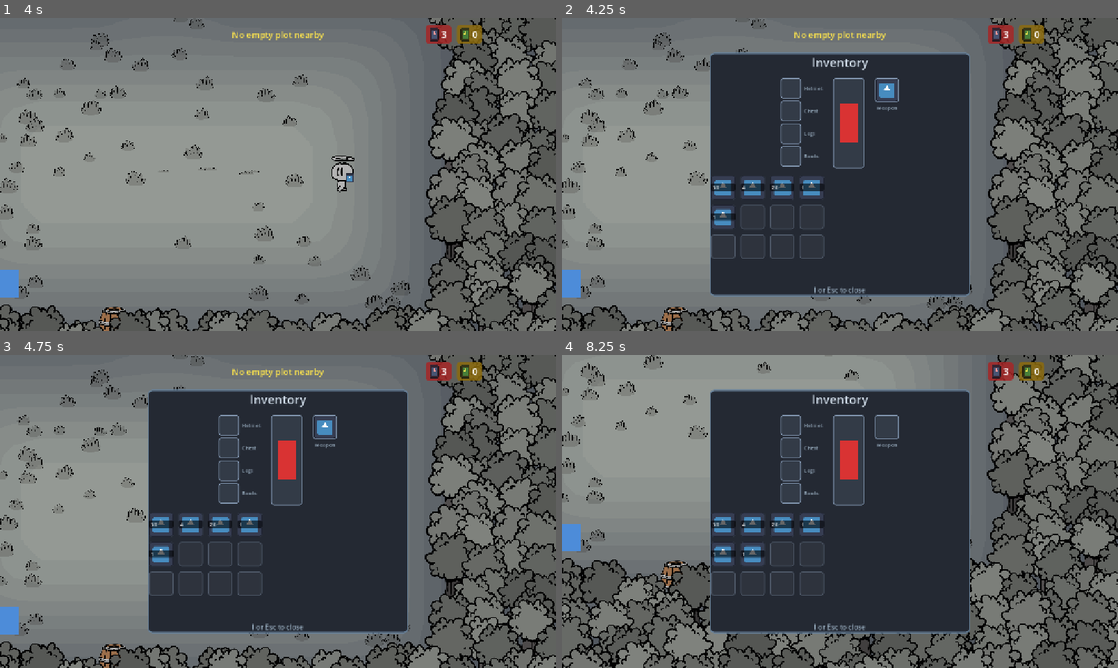
Above: before the commit, frames 1-4 (two rows, left to right).
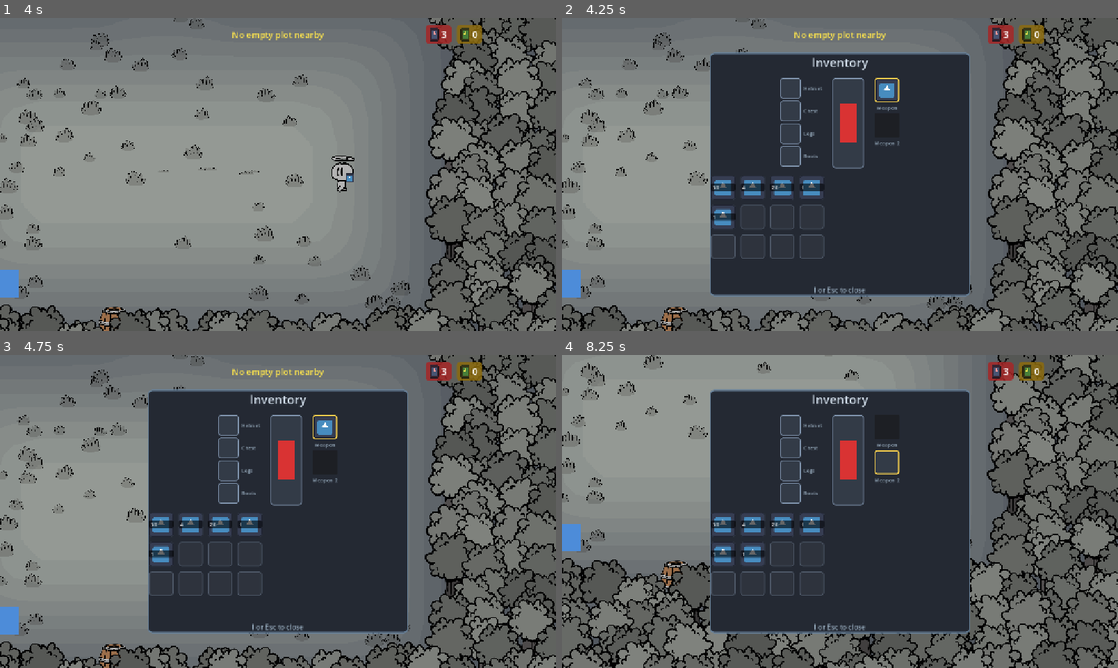
Above: after the commit, the same moments.

Repository: Saitamadupauvre/brotatomato
Game: Godot game, scene res://scenes/main/main.tscn
The game is run twice, just before and just after one commit, with the same random seed, the same clock (stepped at 60 frames per second) and the same inputs. The engine's default icon, where the game draws it, is replaced by a stand-in: a white triangle on a blue panel in a dark square.
Inputs (mouse positions are in pixels of both pictures, inside the frame that each line leads up to):
- Up to frame 1 (4 s): move the mouse to (400, 158) at 0.52 s; press the mouse at (400, 158) at 0.53 s; hold D (move_right) 0.53-1.25 s; release the mouse at (400, 158) at 1.25 s; drag from (166, 190) to (300, 174) at 1.27 s; move the mouse to (333, 105) at 2.02 s; press the mouse at (333, 105) at 2.03 s; hold D (move_right) 2.03-2.75 s; tap Shift (dash) at 2.1 s; release the mouse at (333, 105) at 2.75 s; drag from (250, 237) to (366, 174) at 2.77 s; move the mouse to (444, 221) at 3.52 s; hold A (move_left) from 3.53 s (still down); hold R (move_plot) from 3.53 s (still down); click (444, 221) at 3.8 s
- Up to frame 2 (4.25 s): keep holding A (move_left); keep holding R (move_plot); tap I (toggle_inventory) at 4.15 s
- Up to frame 3 (4.75 s): release A (move_left) at 4.25 s; release R (move_plot) at 4.25 s; drag from (227, 423) to (5, 621) at 4.27 s
- Up to frame 4 (8.25 s): move the mouse to (789, 448) at 5.02 s; press the mouse at (789, 448) at 5.03 s; hold S (move_down) 5.03-5.75 s; tap Q (swap_weapon) at 5.1 s; release the mouse at (789, 448) at 5.75 s; drag from (789, 470) to (673, 617) at 5.77 s; drag from (789, 492) to (673, 586) at 6.52 s; drag from (884, 426) to (812, 574) at 7.27 s; move the mouse to (723, 524) at 8.02 s; press the mouse at (723, 524) at 8.03 s; hold S (move_down) from 8.03 s (still down); tap Shift (dash) at 8.1 s

Frame 1 is identical in both runs. In frame 2, 0.4% of the frame differs, in the area x 39-61%, y 19-48%; in frame 3, 0.4%; in frame 4, 0.8%.
Error before the commit: Out of bounds get index '1' (on base: 'Dictionary') (res://scenes/ui/inventory_menu.gd:40)

Commit message:
feat(ui): show both weapon slots in inventory menu

Diff:
--- a/scenes/ui/inventory_menu.gd
+++ b/scenes/ui/inventory_menu.gd
@@ -24,11 +24,19 @@
 @onready var _grid: GridContainer = %InventoryGrid
 @onready var _slot_rects: Dictionary = {
 	EquipmentData.EquipSlot.WEAPON: %WeaponSlot,
+	EquipmentData.EquipSlot.WEAPON_2: %WeaponSlot2,
 	EquipmentData.EquipSlot.HELMET: %HelmetSlot,
 	EquipmentData.EquipSlot.CHESTPLATE: %ChestplateSlot,
 	EquipmentData.EquipSlot.LEGGINGS: %LeggingsSlot,
 	EquipmentData.EquipSlot.BOOTS: %BootsSlot,
 }
+## Weapon slots' own panel (parent of the TextureRect), highlighted to
+## show which one attacks currently draw from (#50) — armor slots have
+## no such concept, so only these two are tracked.
+@onready var _weapon_slot_panels: Dictionary = {
+	EquipmentData.EquipSlot.WEAPON: %WeaponSlot.get_parent(),
+	EquipmentData.EquipSlot.WEAPON_2: %WeaponSlot2.get_parent(),
+}
 
 
 func _ready() -> void:
@@ -36,11 +44,13 @@
 	_slot_order.resize(TOTAL_SLOTS)
 	_slot_order.fill("")
 	GameState.equipment_changed.connect(_on_equipment_changed)
+	GameState.active_weapon_changed.connect(_on_active_weapon_changed)
 	for slot in EquipmentData.ALL_SLOTS:
 		var slot_rect = _slot_rects[slot]
 		slot_rect.equip_slot = slot
 		slot_rect.clicked.connect(_on_slot_clicked)
 		_refresh_slot(slot)
+	_refresh_active_weapon_highlight()
 
 
 func _input(event: InputEvent) -> void:
@@ -65,6 +75,30 @@
 
 func _on_equipment_changed(slot: EquipmentData.EquipSlot, _item_id: String) -> void:
 	_refresh_slot(slot)
+
+
+func _on_active_weapon_changed(_slot: EquipmentData.EquipSlot) -> void:
+	_refresh_active_weapon_highlight()
+
+
+const _ACTIVE_WEAPON_BORDER := Color(0.95, 0.8, 0.3, 1) # gold ring = active weapon slot
+
+
+func _refresh_active_weapon_highlight() -> void:
+	for slot in _weapon_slot_panels:
+		var panel: PanelContainer = _weapon_slot_panels[slot]
+		if slot == GameState.active_weapon_slot:
+			var style := StyleBoxFlat.new()
+			style.bg_color = Color(0.2, 0.23, 0.28, 1)
+			style.border_width_left = 3
+			style.border_width_top = 3
+			style.border_width_right = 3
+			style.border_width_bottom = 3
+			style.border_color = _ACTIVE_WEAPON_BORDER
+			style.set_corner_radius_all(6)
+			panel.add_theme_stylebox_override("panel", style)
+		else:
+			panel.remove_theme_stylebox_override("panel")
 
 
 func _refresh_slot(slot: EquipmentData.EquipSlot) -> void:
@@ -134,7 +168,7 @@
 	if target.equip_slot != -1:
 		if not _item_fits_equip_slot(_held_item_id, target.equip_slot):
 			return
-		GameState.equip_item(_held_item_id)
+		GameState.equip_item(_held_item_id, target.equip_slot)
 	elif _held_origin.equip_slot != -1:
 		GameState.unequip_item(_held_origin.equip_slot)
 	else:
@@ -143,9 +177,16 @@
 	_finish_hold()
 
 
+## WEAPON_2 accepts the same items as WEAPON — weapon resources are always
+## authored with data.slot == WEAPON (#50); WEAPON_2 is a second physical
+## slot, not a distinct item category.
 func _item_fits_equip_slot(item_id: String, slot: int) -> bool:
 	var data: ItemData = GameState.get_item_data(item_id)
-	return data is EquipmentData and data.slot == slot
+	if not (data is EquipmentData):
+		return false
+	if slot == EquipmentData.EquipSlot.WEAPON_2:
+		return data.slot == EquipmentData.EquipSlot.WEAPON
+	return data.slot == slot
 
 
 func _swap_grid_slots(origin: InventorySlot, target: InventorySlot) -> void:
--- a/scenes/ui/inventory_menu.tscn
+++ b/scenes/ui/inventory_menu.tscn
@@ -199,6 +199,25 @@
 text = "Weapon"
 horizontal_alignment = 1
 
+[node name="WeaponSlot2Panel" type="PanelContainer" parent="Panel/VBox/EquipSlots/WeaponColumn"]
+custom_minimum_size = Vector2(56, 56)
+layout_mode = 2
+theme_override_styles/panel = SubResource("StyleBoxFlat_slot")
+
+[node name="WeaponSlot2" type="TextureRect" parent="Panel/VBox/EquipSlots/WeaponColumn/WeaponSlot2Panel"]
+unique_name_in_owner = true
+custom_minimum_size = Vector2(48, 48)
+layout_mode = 2
+expand_mode = 1
+script = ExtResource("2_drag_slot")
+
+[node name="WeaponLabel2" type="Label" parent="Panel/VBox/EquipSlots/WeaponColumn"]
+layout_mode = 2
+theme_override_font_sizes/font_size = 12
+theme_override_colors/font_color = Color(0.6, 0.68, 0.75, 1)
+text = "Weapon 2"
+horizontal_alignment = 1
+
 [node name="Scroll" type="ScrollContainer" parent="Panel/VBox"]
 layout_mode = 2
 size_flags_vertical = 3
